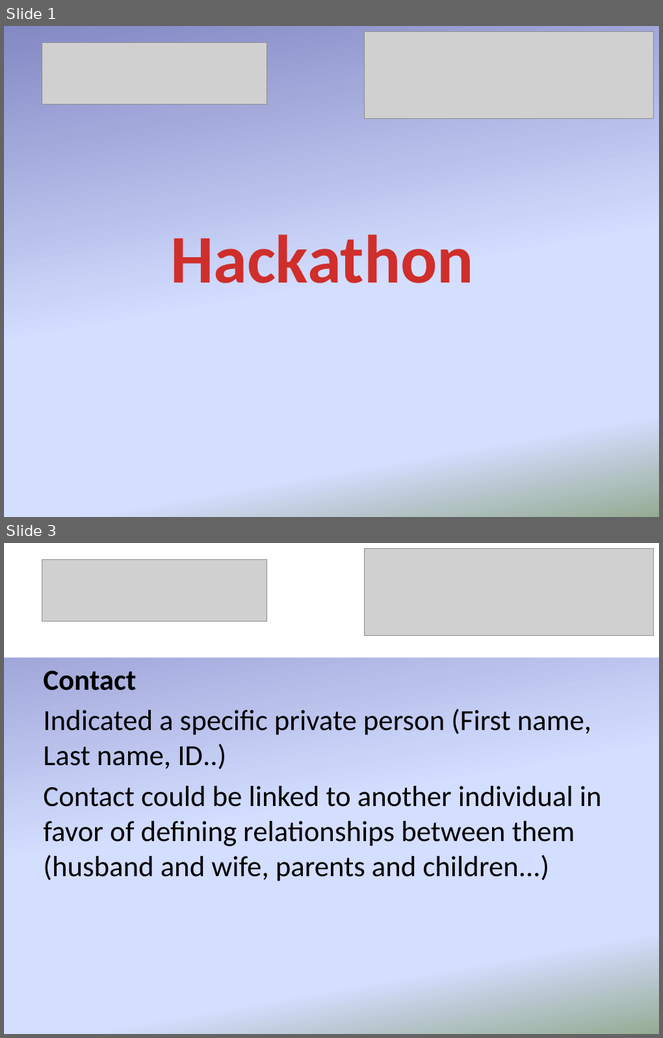
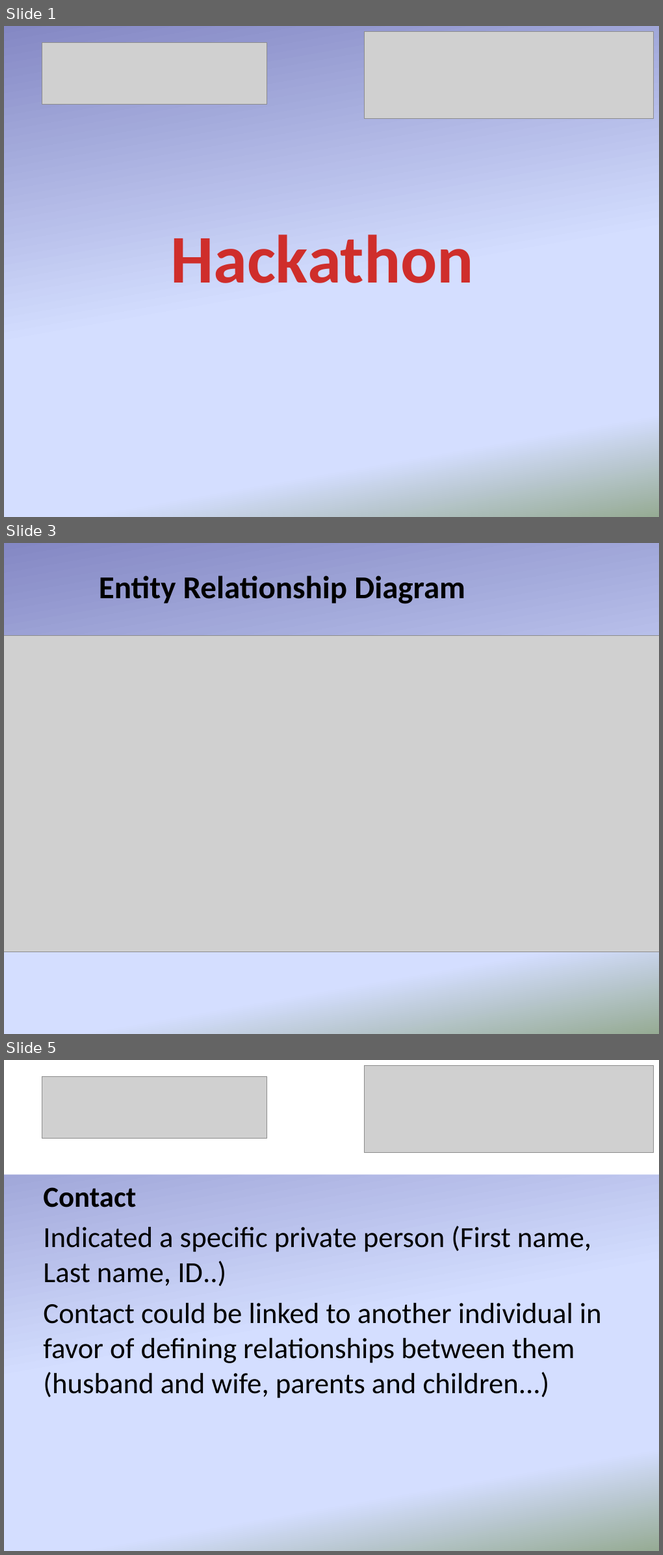
Before and after one commit to umabot/bkleumi-hack, a slide deck: docs/Leumi Hackathon Data Dictionary English.pptx. Shown one above the other, each under a label of ours: slides 1 and 3 before the commit, slides 1, 3 and 5 after it; the slides between them are not shown. The pictures are 663x1038 and 663x1555 pixels, drawn with LibreOffice and Linux fonts; fonts in the diff are those of the drawing; grey boxes stand for pictures. Boxes give left, top, right and bottom in pixels: in the first picture for what was removed or moved away, otherwise in the second. Text is boxed around its words. In the diff, an @@ line names an element or a change of style, - is before the commit and + after.

```diff
--- a/docs/Leumi Hackathon Data Dictionary English.pptx
+++ b/docs/Leumi Hackathon Data Dictionary English.pptx
@@ slide 3 added at bbox=[4, 543, 659, 1034], background gradient #8488C4 to #D4DEFF to #96AB94 @@
@@ text added at bbox=[99, 575, 466, 604], 35 pt, text #000000, bold @@
+Entity Relationship Diagram
@@ picture added at bbox=[4, 636, 659, 953] @@
@@ what was slide 3 is now slide 5 @@
```
Also in this commit, not shown: 2 other slides added, 1 slide removed, 1 other file.
